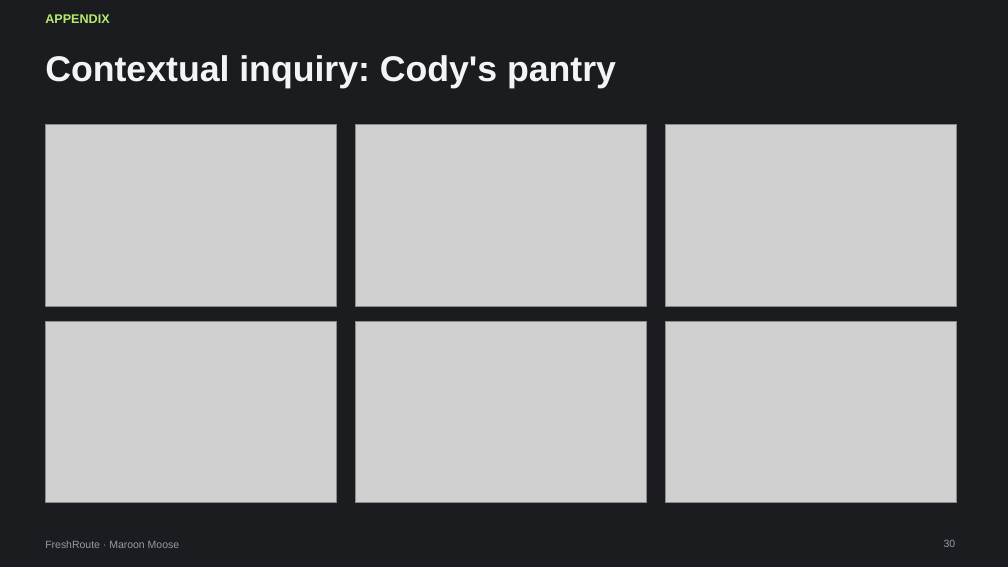
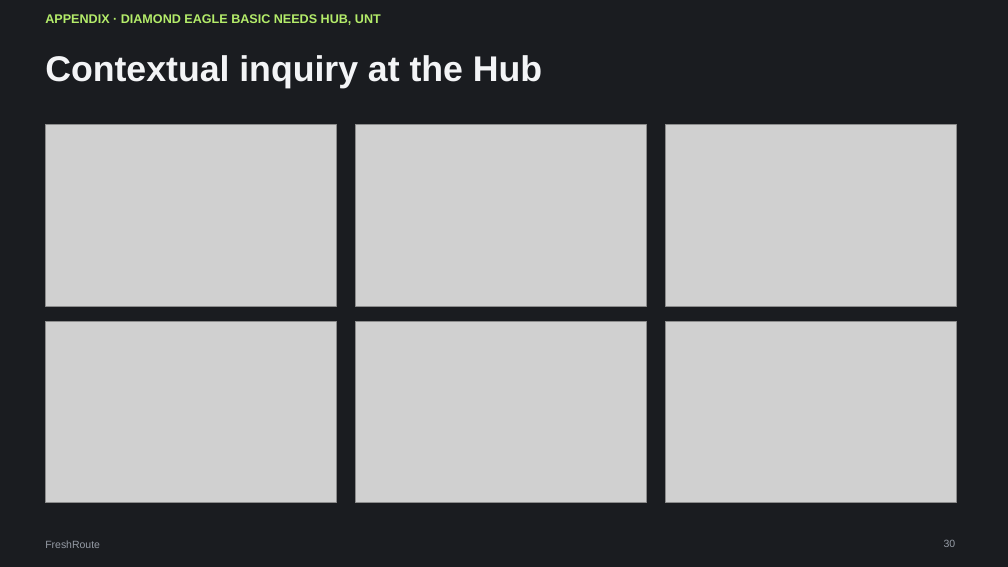
Before and after one commit to ojellyneck44/freshroute, a slide deck: slide 30 of docs/deck/FreshRoute-Final-Presentation.pptx. Drawn at 1008x567 pixels with LibreOffice and Linux fonts; fonts in the diff are those of the drawing; grey boxes stand for pictures. Boxes give left, top, right and bottom in pixels: in the first picture for what was removed or moved away, otherwise in the second. Text is boxed around its words. In the diff, an @@ line names an element or a change of style, - is before the commit and + after.

```diff
--- a/docs/deck/FreshRoute-Final-Presentation.pptx
+++ b/docs/deck/FreshRoute-Final-Presentation.pptx
@@ text at <box>45,14,381,25</box>: text changed @@
-APPENDIX
+APPENDIX · DIAMOND EAGLE BASIC NEEDS HUB, UNT
@@ title at <box>45,55,542,89</box>: text changed @@
-Contextual inquiry: Cody's pantry
+Contextual inquiry at the Hub
@@ text at <box>45,540,100,548</box>: text changed @@
-FreshRoute · Maroon Moose
+FreshRoute
```
Also in this commit, not shown: 29 other slides changed, 2 other files.
